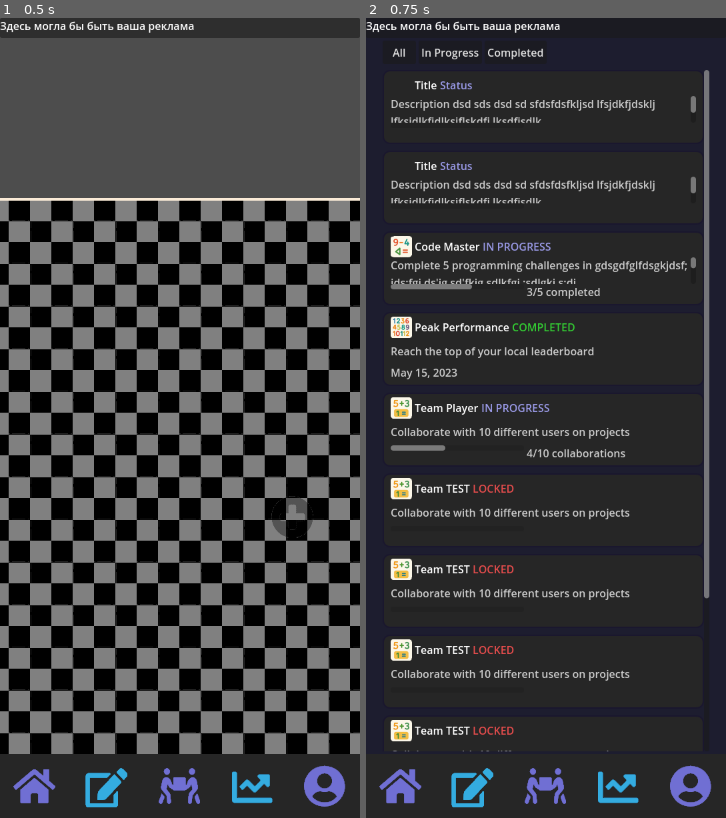
Above: before the commit, frames 1-2 (left to right).
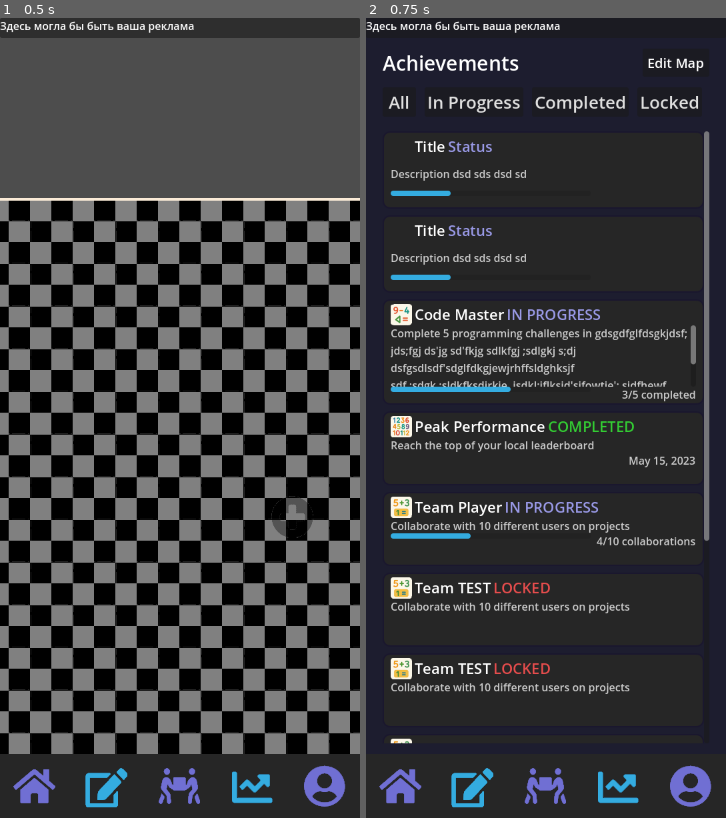
Above: after the commit, the same moments.

Repository: Utygett/AchiveRoadMapGodot
Game: Godot game, scene res://scenes/MainScreen/main_screen.tscn
Two runs of this game, one before a commit and one after it. Both use one fixed random seed, a clock stepped at 60 frames per second and the inputs below.
Inputs (mouse positions are in pixels of both pictures, inside the frame that each line leads up to):
- Up to frame 1 (0.5 s): no input
- Up to frame 2 (0.75 s): click (546, 786) at 0.5 s

Frame 1 is identical in both runs. In frame 2, 15% of the frame differs, in the area x 4-96%, y 3-92%.

Commit message:
Работа над стилем окна достижений

Diff:
--- a/scenes/MainScreen/AchievementListUi/AchievementItem.tscn
+++ b/scenes/MainScreen/AchievementListUi/AchievementItem.tscn
@@ -14,9 +14,16 @@
 corner_radius_bottom_right = 10
 corner_radius_bottom_left = 10
 
+[sub_resource type="StyleBoxFlat" id="StyleBoxFlat_85sd7"]
+bg_color = Color(0.203922, 0.67451, 0.878431, 1)
+corner_radius_top_left = 4
+corner_radius_top_right = 4
+corner_radius_bottom_right = 4
+corner_radius_bottom_left = 4
+
 [node name="AchievementItem" type="PanelContainer"]
-offset_right = 414.0
-offset_bottom = 108.0
+offset_right = 424.0
+offset_bottom = 116.0
 theme_override_styles/panel = SubResource("StyleBoxFlat_ajwk0")
 script = ExtResource("1_85sd7")
 
@@ -47,7 +54,7 @@
 unique_name_in_owner = true
 layout_mode = 2
 theme_override_colors/font_color = Color(1, 1, 1, 1)
-theme_override_font_sizes/font_size = 16
+theme_override_font_sizes/font_size = 22
 text = "Title"
 
 [node name="StatusLabel" type="Label" parent="MarginContainer/Column/TopRow"]
@@ -55,12 +62,13 @@
 layout_mode = 2
 size_flags_horizontal = 2
 theme_override_colors/font_color = Color(0.6, 0.6, 0.9, 1)
+theme_override_font_sizes/font_size = 22
 text = "Status"
 horizontal_alignment = 2
 
 [node name="DescContainer" type="ScrollContainer" parent="MarginContainer/Column"]
 unique_name_in_owner = true
-custom_minimum_size = Vector2(0, 40)
+custom_minimum_size = Vector2(0, 50)
 layout_mode = 2
 horizontal_scroll_mode = 0
 
@@ -70,7 +78,8 @@
 size_flags_horizontal = 3
 size_flags_vertical = 6
 theme_override_colors/font_color = Color(0.8, 0.8, 0.8, 1)
-text = "Description dsd sds dsd sd sfdsfdsfkljsd lfsjdkfjdsklj lfksjdlkfjdlksjflskdfj lksdfjsdlk fjsdlkfjsd;haouehfa;oeufhaljfhaeouifhe;fewaufhsjlfhd;afsoeuifhasifas;eoifhasefhas;iofhsa;ieofhaseoifhasefoashoefiosaefe"
+theme_override_font_sizes/font_size = 16
+text = "Description dsd sds dsd sd "
 autowrap_mode = 2
 
 [node name="BottomRow" type="HBoxContainer" parent="MarginContainer/Column"]
@@ -78,13 +87,15 @@
 
 [node name="ProgressBar" type="ProgressBar" parent="MarginContainer/Column/BottomRow"]
 unique_name_in_owner = true
-custom_minimum_size = Vector2(200, 8)
+custom_minimum_size = Vector2(300, 8)
 layout_mode = 2
+theme_override_styles/fill = SubResource("StyleBoxFlat_85sd7")
+value = 30.0
 show_percentage = false
 
 [node name="ExtraLabel" type="Label" parent="MarginContainer/Column/BottomRow"]
 unique_name_in_owner = true
 layout_mode = 2
-size_flags_horizontal = 2
+size_flags_horizontal = 10
 theme_override_colors/font_color = Color(0.8, 0.8, 0.8, 1)
 horizontal_alignment = 2
--- a/scenes/MainScreen/AchievementListUi/AchievementUI.tscn
+++ b/scenes/MainScreen/AchievementListUi/AchievementUI.tscn
@@ -29,6 +29,7 @@
 
 [node name="VBoxMain" type="VBoxContainer" parent="MarginContainer"]
 layout_mode = 2
+theme_override_constants/separation = 16
 
 [node name="TopDummyPanel" type="Panel" parent="MarginContainer/VBoxMain"]
 modulate = Color(1, 1, 1, 0)
@@ -36,48 +37,59 @@
 layout_mode = 2
 
 [node name="Header" type="HBoxContainer" parent="MarginContainer/VBoxMain"]
-visible = false
 layout_mode = 2
 size_flags_horizontal = 3
+theme_override_constants/separation = 70
 
 [node name="Title" type="Label" parent="MarginContainer/VBoxMain/Header"]
 layout_mode = 2
 theme_override_colors/font_color = Color(1, 1, 1, 1)
-theme_override_font_sizes/font_size = 24
+theme_override_font_sizes/font_size = 30
 text = "Achievements"
 
 [node name="EditMap" type="Button" parent="MarginContainer/VBoxMain/Header"]
 custom_minimum_size = Vector2(100, 30)
 layout_mode = 2
-size_flags_horizontal = 2
+size_flags_horizontal = 10
 theme_override_colors/font_color = Color(1, 1, 1, 1)
+theme_override_font_sizes/font_size = 20
 text = "Edit Map"
 
 [node name="FilterScroll" type="ScrollContainer" parent="MarginContainer/VBoxMain"]
-custom_minimum_size = Vector2(0, 40)
+custom_minimum_size = Vector2(0, 50)
 layout_mode = 2
 
 [node name="FilterButtonsHBox" type="HBoxContainer" parent="MarginContainer/VBoxMain/FilterScroll"]
-custom_minimum_size = Vector2(0, 35)
+custom_minimum_size = Vector2(0, 40)
 layout_mode = 2
 size_flags_horizontal = 3
+theme_override_constants/separation = 13
 script = ExtResource("2_5htvj")
 
 [node name="FilterAll" type="Button" parent="MarginContainer/VBoxMain/FilterScroll/FilterButtonsHBox"]
 unique_name_in_owner = true
 custom_minimum_size = Vector2(50, 0)
 layout_mode = 2
+theme_override_font_sizes/font_size = 26
 text = "All"
 
 [node name="FilterInProgress" type="Button" parent="MarginContainer/VBoxMain/FilterScroll/FilterButtonsHBox"]
 unique_name_in_owner = true
 layout_mode = 2
+theme_override_font_sizes/font_size = 26
 text = "In Progress"
 
 [node name="FilterCompleted" type="Button" parent="MarginContainer/VBoxMain/FilterScroll/FilterButtonsHBox"]
 unique_name_in_owner = true
 layout_mode = 2
+theme_override_font_sizes/font_size = 26
 text = "Completed"
+
+[node name="FilterLocked" type="Button" parent="MarginContainer/VBoxMain/FilterScroll/FilterButtonsHBox"]
+unique_name_in_owner = true
+layout_mode = 2
+theme_override_font_sizes/font_size = 26
+text = "Locked"
 
 [node name="ItemsScrollContainer" type="ScrollContainer" parent="MarginContainer/VBoxMain"]
 unique_name_in_owner = true
--- a/scenes/MainScreen/AchievementListUi/achievement_item.gd
+++ b/scenes/MainScreen/AchievementListUi/achievement_item.gd
@@ -8,9 +8,6 @@
 @onready var extra_label: Label = %ExtraLabel
 @onready var desc_container: ScrollContainer = %DescContainer
 
-func _ready():
-	print("icon node:", get_node_or_null("AchievementItem/TopRow/Icon"))
-	print("title node:", get_node_or_null("AchievementItem/TopRow/TitleLabel"))
 
 func set_data(data: Dictionary) -> void:
 	if data.has("icon") and data.icon != null:
@@ -27,6 +24,8 @@
 	elif data.status == "COMPLETED":
 		progress_bar.hide()
 		extra_label.text = data.date
+	elif data.status == "LOCKED":
+		progress_bar.hide()
 
 
 func _set_status_label(text):
@@ -46,3 +45,28 @@
 
 func _set_description(description: String):
 	description_label.text = description
+	update_scroll_size()
+
+
+func update_scroll_size():
+	# Ждем обновления лейбла
+	await get_tree().process_frame
+
+	# Рассчитываем максимальную высоту для 4 строк
+	var line_height = description_label.get_line_height()
+	var count_line = description_label.get_line_count()
+	var max_height = line_height * 4
+	if count_line < 4:
+		max_height = line_height * count_line
+
+	# Устанавливаем размеры
+	#description_label.custom_minimum_size.y = 0  # Разрешаем сжатие
+	#description_label.custom_maximum_size.y = max_height
+
+	# Настраиваем контейнер
+	#desc_container.custom_minimum_size.y = max_height
+	desc_container.custom_minimum_size.x = 0
+	desc_container.custom_minimum_size.y = max_height
+
+	# Обновляем контейнер
+	desc_container.queue_redraw()
--- a/scenes/MainScreen/AchievementListUi/filter_buttons_h_box.gd
+++ b/scenes/MainScreen/AchievementListUi/filter_buttons_h_box.gd
@@ -14,7 +14,6 @@
 			child.custom_minimum_size = child.size
 			child.focus_mode = Control.FOCUS_NONE
 			child.pressed.connect(_on_button_pressed.bind(child))
-
 			# Инициализируем стиль
 			_update_button_style(child, child == active_button)
 
@@ -27,11 +26,9 @@
 	# Снимаем выделение с предыдущей активной кнопки
 	if active_button:
 		_update_button_style(active_button, false)
-
 	# Устанавливаем новую активную кнопку
 	active_button = button
 	_update_button_style(active_button, true)
-
 	# Отправляем сигнал с текстом кнопки
 	emit_signal("filter_changed", button.text)
 
@@ -43,10 +40,10 @@
 		active_style.bg_color = Color.from_rgba8(112 , 111 , 211)  # Синий фон
 		#active_style.border_width_bottom = 1
 		#active_style.border_color = Color(0.1, 0.3, 0.6)
-		active_style.corner_radius_top_left = 5
-		active_style.corner_radius_top_right = 5
-		active_style.corner_radius_bottom_right = 5
-		active_style.corner_radius_bottom_left = 5
+		active_style.corner_radius_top_left = 8
+		active_style.corner_radius_top_right = 8
+		active_style.corner_radius_bottom_right = 8
+		active_style.corner_radius_bottom_left = 8
 
 		button.add_theme_stylebox_override("normal", active_style)
 		button.add_theme_stylebox_override("hover", active_style)
Not shown: 1 places in scenes/MainScreen/AchievementListUi/AchievementItem.tscn that only renumber resources
